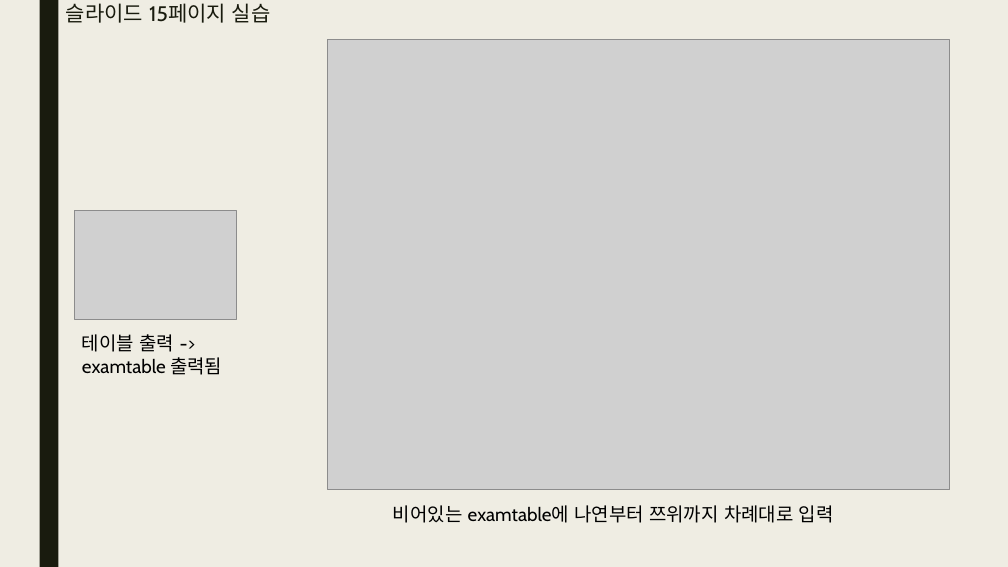
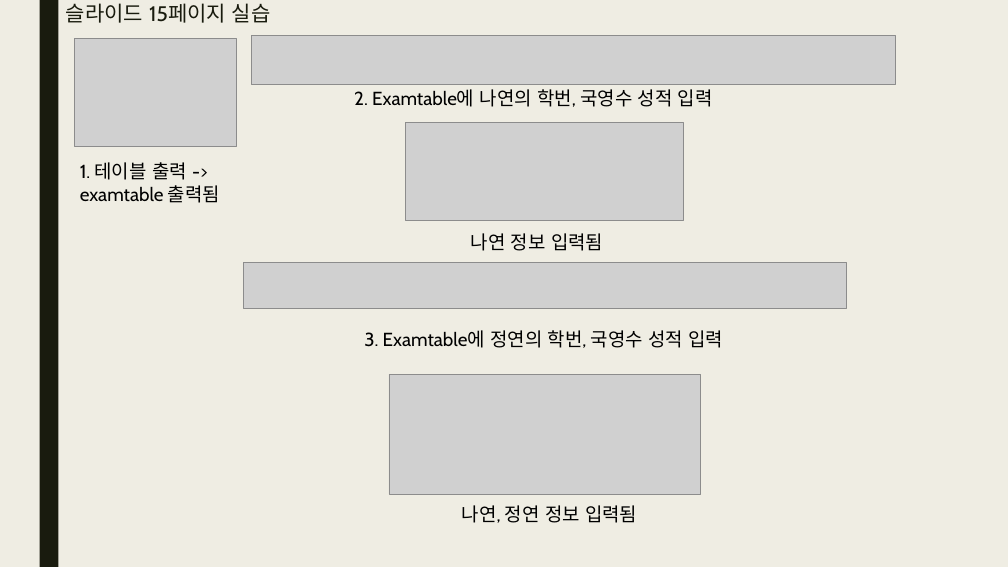
Before and after one commit to bino0130/politec-database, a slide deck: slide 8 of 데이터베이스프로그래밍 과제/20230508 데이터베이스 1강 과제 남정현.pptx. Drawn at 1008x567 pixels with LibreOffice and Linux fonts; fonts in the diff are those of the drawing; grey boxes stand for pictures. Boxes give left, top, right and bottom in pixels: in the first picture for what was removed or moved away, otherwise in the second. Text is boxed around its words. In the diff, an @@ line names an element or a change of style, - is before the commit and + after.

```diff
--- a/데이터베이스프로그래밍 과제/20230508 데이터베이스 1강 과제 남정현.pptx
+++ b/데이터베이스프로그래밍 과제/20230508 데이터베이스 1강 과제 남정현.pptx
@@ picture: place and size @@
-picture at <box>75,210,237,319</box>
+picture at <box>75,38,237,147</box>
@@ picture added at <box>252,36,896,85</box> @@
@@ picture removed at <box>327,39,950,490</box> @@
@@ text at <box>354,89,713,107</box>: text changed @@
-비어있는 examtable에 나연부터 쯔위까지 차례대로 입력
+2. Examtable에 나연의 학번, 국영수 성적 입력
@@ picture added at <box>406,123,684,221</box> @@
@@ text at <box>80,162,220,203</box>: text changed @@
-테이블 출력 -> examtable 출력됨
+1. 테이블 출력 -> examtable 출력됨
@@ text added at <box>471,233,603,251</box>, 18 pt, text #000000 @@
+나연 정보 입력됨
@@ picture added at <box>243,262,846,309</box> @@
@@ text added at <box>364,330,723,348</box>, 18 pt, text #000000 @@
+3. Examtable에 정연의 학번, 국영수 성적 입력
@@ picture added at <box>389,374,700,495</box> @@
@@ text added at <box>462,505,637,523</box>, 18 pt, text #000000 @@
+나연, 정연 정보 입력됨
```
Also in this commit, not shown: 6 other slides changed, 6 slides added, 13 other files.
